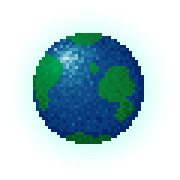
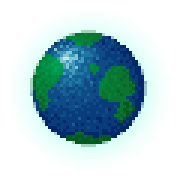
Comparing the layer stacks of the two 180px x 180px images. Changes:
painted on "Layer" over (30, 30, 147, 147)
